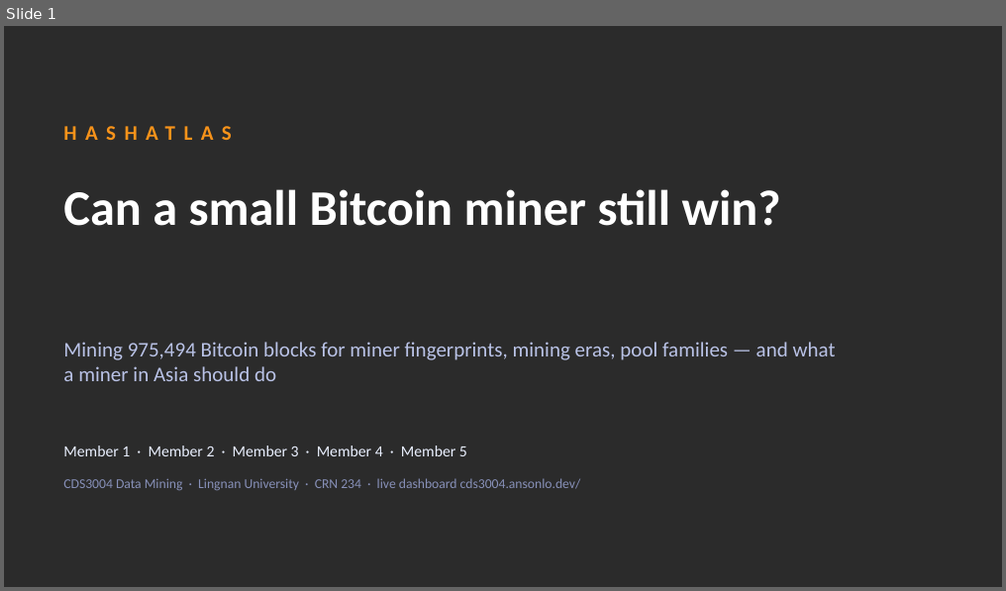
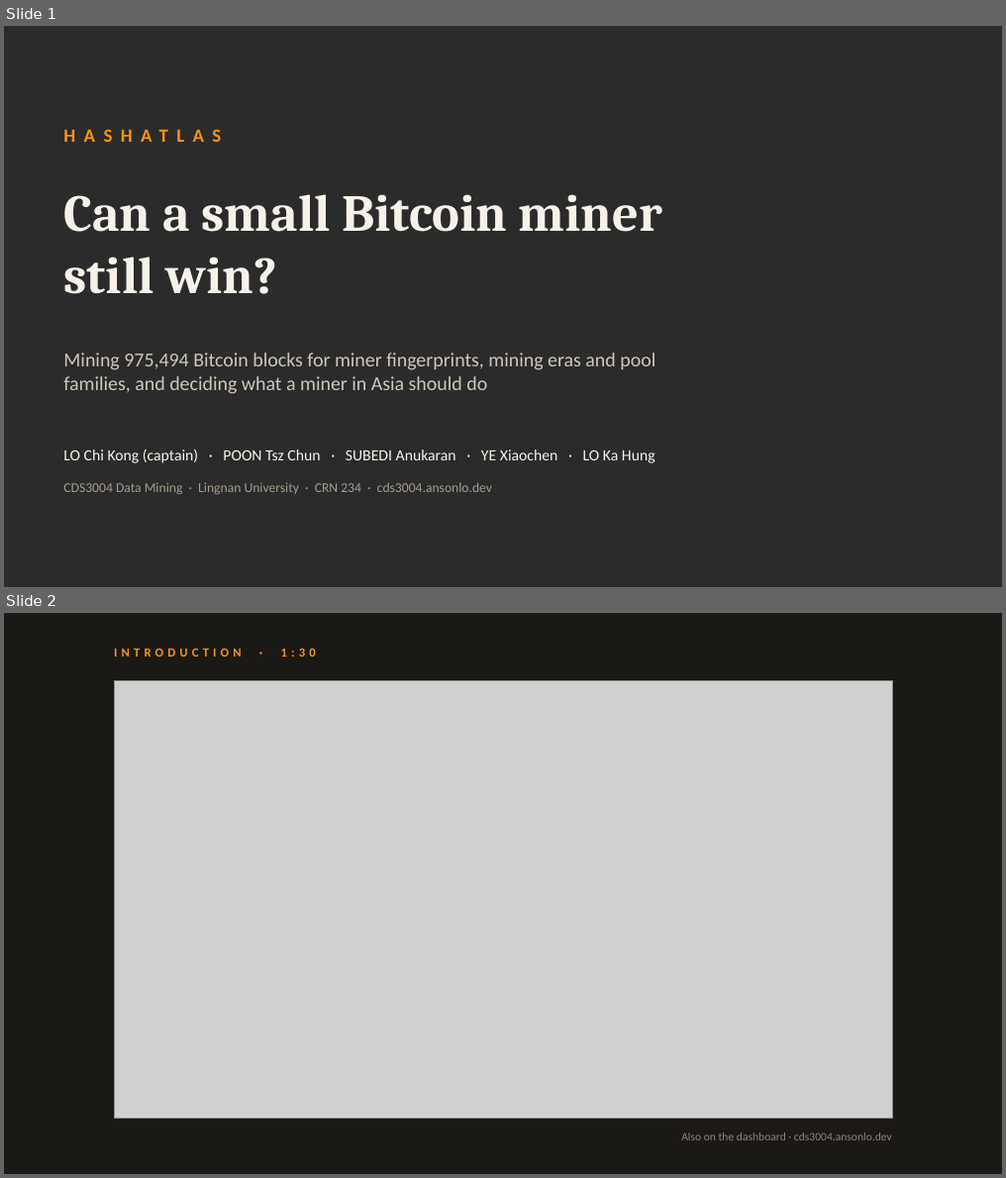
Before and after one commit to ansonlo-dev/HashAtlas, a slide deck: presentation/HashAtlas.pptx. Shown one above the other, each under a label of ours: slide 1 before the commit, slides 1 and 2 after it. The pictures are 1006x591 and 1006x1178 pixels, drawn with LibreOffice and Linux fonts; fonts in the diff are those of the drawing; grey boxes stand for pictures; background and template pictures are left out; a plain dark background stands for a picture behind light text. Boxes give left, top, right and bottom in pixels: in the first picture for what was removed or moved away, otherwise in the second. Text is boxed around its words. In the diff, an @@ line names an element or a change of style, - is before the commit and + after.

```diff
--- a/presentation/HashAtlas.pptx
+++ b/presentation/HashAtlas.pptx
@@ slide 2 added at <box>4,613,1002,1174</box>, background #1B1916 @@
@@ text added at <box>114,648,316,657</box>, 12 pt, text #F7931A, bold @@
+INTRODUCTION · 1:30
@@ picture added at <box>114,680,893,1118</box> @@
@@ text added at <box>681,1133,892,1141</box>, 11 pt, text #8C8478 @@
+Also on the dashboard · cds3004.ansonlo.dev
@@ slide 1 changed as well @@
@@ text "HASHATLAS" at <box>63,123,662,161</box>: size 20 to 18 pt @@
@@ title "Can a small Bitcoin miner ..." at <box>63,194,662,294</box>: size 48 to 50 pt, font Calibri to Cambria, text colour #FFFFFF to #F6F2EA @@
@@ text at <box>63,353,655,394</box>: text changed; size 20 to 19 pt; text colour #B9C2E6 to #CFC6B8 @@
-Mining 975,494 Bitcoin blocks for miner fingerprints, mining eras, pool families — and what a miner in Asia should do
+Mining 975,494 Bitcoin blocks for miner fingerprints, mining eras and pool families, and deciding what a miner in Asia should do
@@ text at <box>63,449,655,464</box>: text changed; text colour #EAF0FF to #F6F2EA @@
-Member 1 · Member 2 · Member 3 · Member 4 · Member 5
+LO Chi Kong (captain) · POON Tsz Chun · SUBEDI Anukaran · YE Xiaochen · LO Ka Hung
@@ text at <box>63,482,492,494</box>: text changed; text colour #8790B8 to #A39A8D @@
-CDS3004 Data Mining · Lingnan University · CRN 234 · live dashboard cds3004.ansonlo.dev/
+CDS3004 Data Mining · Lingnan University · CRN 234 · cds3004.ansonlo.dev
```
Also in this commit, not shown: 18 other slides changed, 3 other slides added, 2 slides removed, 41 other files.
